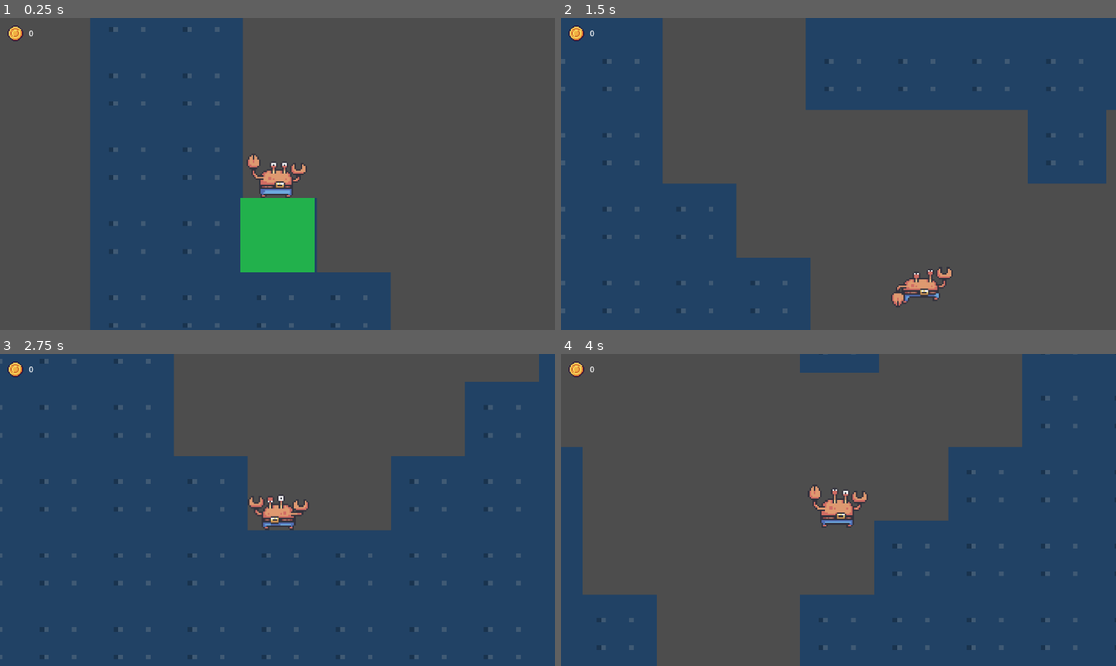
Above: before the commit, frames 1-4 (two rows, left to right).
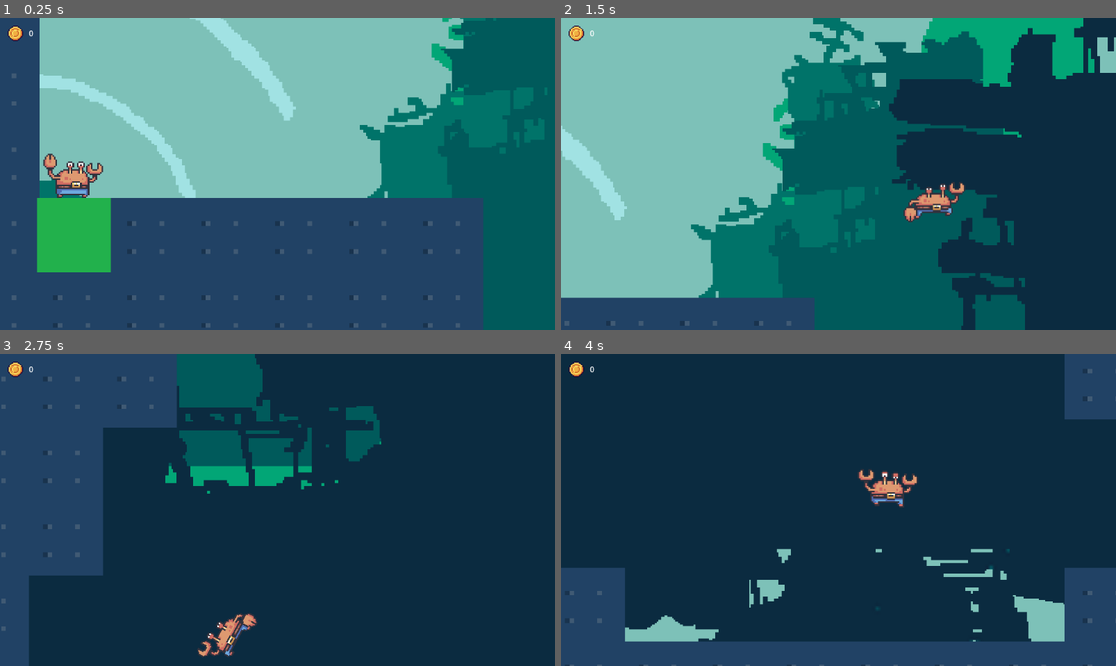
Above: after the commit, the same moments.

Repository: SMR-2023-Summer-Project/2DSideRacer
Game: Godot game, scene res://root/scenes/maps/Random_Map/random_map.tscn
The game is run twice, just before and just after one commit, with the same random seed, the same clock (stepped at 60 frames per second) and the same inputs. This scene is started directly instead of the project's main scene.
Inputs (mouse positions are in pixels of both pictures, inside the frame that each line leads up to):
- Up to frame 1 (0.25 s): no input
- Up to frame 2 (1.5 s): move the mouse to (960, 158) at 0.52 s; hold Right (ui_right) from 0.53 s (still down); tap Space (climb) at 0.6 s; tap Up (jump) at 0.77 s; move the mouse to (727, 189) at 1.27 s; tap Shift (dash) at 1.35 s
- Up to frame 3 (2.75 s): tap Up (jump) at 1.52 s; move the mouse to (333, 441) at 2.02 s; release Right (ui_right) at 2.03 s; hold Left (ui_left) from 2.03 s (still down); hold Right mouse button (flip) from 2.03 s (still down)
- Up to frame 4 (4 s): move the mouse to (810, 572) at 2.77 s; release Left (ui_left) at 2.78 s; release Right mouse button (flip) at 2.78 s; hold Right (ui_right) from 2.78 s (still down); tap Middle mouse button (swing) at 2.85 s; tap Up (jump) at 3.02, 3.77 s; move the mouse to (1005, 556) at 3.52 s; tap Space (climb) at 3.6 s

The runs differ from the first frame. In frame 1, 85% of the frame differs, in the area x 0-100%, y 0-100%; in frame 2, 95%; in frame 3, 82%; in frame 4, 88%.

Commit message:
Added camera limits and able to change coin counter

Diff:
--- a/root/entities/player/player.gd
+++ b/root/entities/player/player.gd
@@ -34,6 +34,7 @@
 @onready var ray = $RayCast2D
 #var ui: PackedScene
 var coins = 0
+var numCoinsOnMap = 5
 var prevDirection = 0
 # Get the gravity from the project settings to be synced with RigidBody nodes.
 var gravity = ProjectSettings.get_setting("physics/2d/default_gravity")
@@ -237,8 +238,11 @@
 func addCoins():
 	coins += 1
 	print("This player added a coin, coin count is: ", coins)
-	$UI/GameHUD.get_node('CoinCount').text = str(coins)+" / 5"
+	$UI/GameHUD.get_node('CoinCount').text = str(coins)+" / "+str(numCoinsOnMap)
 	$PlayerSounds/CoinCollectSfx.play()
+
+func changeNumCoins(num):
+	numCoinsOnMap = num
 
 # Function to handle wall jumps
 func changeRD():
--- a/root/multiplayer/multiplayer.tscn
+++ b/root/multiplayer/multiplayer.tscn
@@ -1050,7 +1050,7 @@
 [node name="AnimationPlayer" type="AnimationPlayer" parent="Collectible2"]
 
 [node name="AnimatedSprite2D" type="AnimatedSprite2D" parent="Collectible2"]
-position = Vector2(163, 17)
+position = Vector2(11, -14)
 scale = Vector2(0.447183, 0.457746)
 sprite_frames = SubResource("SpriteFrames_togwt")
 animation = &"5secspeedboost"
--- a/root/scenes/maps/Random_Map/generate.gd
+++ b/root/scenes/maps/Random_Map/generate.gd
@@ -15,8 +15,8 @@
 const numBoosts = 50
 
 #Game parameters
-const gameWidth = 6400
-const gameHeight = 1600
+const gameWidth = 9600
+const gameHeight = 2400
 const tileSize = 48
 
 #Cave generation parameters
@@ -147,10 +147,10 @@
 
 	stack.append(start)
 	while stack.size()!=0:
-		var element = stack.pop_front()
+		var element = stack.pop_back()
 		if element not in visited:
 			visited.append(element)
-			for neighbors in getNeighbors(element[0],element[1]):
+			for neighbors in getNeighbors( element[0],element[1]):
 				if (board[neighbors[0]][neighbors[1]]==0) and (neighbors not in visited):
 					stack.append(neighbors)
 		if element == end:
@@ -226,10 +226,18 @@
 func generatePlayer():
 	var player = Player.instantiate()
 	player.position = Vector2(start[0]*tileSize,start[1]*tileSize)
+
+	#Sets up camera
+	player.get_node("Camera2D").limit_left = 0
+	player.get_node("Camera2D").limit_right = gameWidth-tileSize
+	player.get_node("Camera2D").limit_top = 0
+	player.get_node("Camera2D").limit_bottom = gameHeight-tileSize
+
 	Global.updated_respawn(Vector2(start[0]*tileSize,start[1]*tileSize))
 	player.update_spawn(Vector2(start[0]*tileSize,start[1]*tileSize))
 	player.force_respawn()
 	player.name = str(multiplayer.get_unique_id())
+	player.changeNumCoins(numCoins)
 	add_child(player)
 
 #Only call these when map is fully setup and generated
--- a/root/scenes/maps/Random_Map/random_map.tscn
+++ b/root/scenes/maps/Random_Map/random_map.tscn
@@ -1,8 +1,14 @@
-[gd_scene load_steps=4 format=3 uid="uid://t7cdybsj0wba"]
+[gd_scene load_steps=10 format=3 uid="uid://t7cdybsj0wba"]
 
 [ext_resource type="Script" path="res://root/scenes/maps/Random_Map/generate.gd" id="1_3qucg"]
 [ext_resource type="PackedScene" uid="uid://c2j2qklr3oc5d" path="res://root/scenes/maps/Random_Map/Assets/Tile.tscn" id="2_pxrvf"]
-[ext_resource type="AudioStream" uid="uid://q4obps1dynr6" path="res://root/assets/audio/music/Background Track 3 (Loop).mp3" id="3_1jdwc"]
+[ext_resource type="AudioStream" uid="uid://bw0cr2uh4j8ap" path="res://root/assets/audio/music/Background Track 3 (Loop).mp3" id="3_1jdwc"]
+[ext_resource type="Texture2D" uid="uid://ddto5n7e5cnr1" path="res://root/assets/sprites/backgrounds/Dystopian Background/Layer 1.png" id="4_c63nh"]
+[ext_resource type="Texture2D" uid="uid://bl1yrxaww70r6" path="res://root/assets/sprites/backgrounds/Dystopian Background/Layer 2.png" id="5_qg87r"]
+[ext_resource type="Texture2D" uid="uid://bvqovxh4ebw2m" path="res://root/assets/sprites/backgrounds/Dystopian Background/Layer 3.png" id="6_e0bio"]
+[ext_resource type="Texture2D" uid="uid://dvhyqcqe5w15x" path="res://root/assets/sprites/backgrounds/Dystopian Background/Layer 4.png" id="7_yumuq"]
+[ext_resource type="Texture2D" uid="uid://hg3ecbcccecm" path="res://root/assets/sprites/backgrounds/Dystopian Background/Layer 5.png" id="8_6rorh"]
+[ext_resource type="Texture2D" uid="uid://bnkgmud81o6if" path="res://root/assets/sprites/backgrounds/Dystopian Background/Layer 62.png" id="9_dyjrx"]
 
 [node name="random_map" type="Node2D"]
 script = ExtResource("1_3qucg")
@@ -13,3 +19,41 @@
 stream = ExtResource("3_1jdwc")
 volume_db = -22.0
 autoplay = true
+
+[node name="ParallaxBackground" type="ParallaxBackground" parent="."]
+
+[node name="ParallaxLayer" type="ParallaxLayer" parent="ParallaxBackground"]
+motion_mirroring = Vector2(1152, 648)
+
+[node name="Sprite2D" type="Sprite2D" parent="ParallaxBackground/ParallaxLayer"]
+texture = ExtResource("4_c63nh")
+
+[node name="ParallaxLayer2" type="ParallaxLayer" parent="ParallaxBackground"]
+motion_mirroring = Vector2(1152, 648)
+
+[node name="Sprite2D" type="Sprite2D" parent="ParallaxBackground/ParallaxLayer2"]
+texture = ExtResource("5_qg87r")
+
+[node name="ParallaxLayer3" type="ParallaxLayer" parent="ParallaxBackground"]
+motion_mirroring = Vector2(1152, 648)
+
+[node name="Sprite2D" type="Sprite2D" parent="ParallaxBackground/ParallaxLayer3"]
+texture = ExtResource("6_e0bio")
+
+[node name="ParallaxLayer4" type="ParallaxLayer" parent="ParallaxBackground"]
+motion_mirroring = Vector2(1152, 648)
+
+[node name="Sprite2D" type="Sprite2D" parent="ParallaxBackground/ParallaxLayer4"]
+texture = ExtResource("7_yumuq")
+
+[node name="ParallaxLayer5" type="ParallaxLayer" parent="ParallaxBackground"]
+motion_mirroring = Vector2(1152, 648)
+
+[node name="Sprite2D" type="Sprite2D" parent="ParallaxBackground/ParallaxLayer5"]
+texture = ExtResource("8_6rorh")
+
+[node name="ParallaxLayer6" type="ParallaxLayer" parent="ParallaxBackground"]
+motion_mirroring = Vector2(1152, 648)
+
+[node name="Sprite2D" type="Sprite2D" parent="ParallaxBackground/ParallaxLayer6"]
+texture = ExtResource("9_dyjrx")
Not shown: 1 places in root/entities/player/player.tscn that only renumber resources
Not shown: 1 places in root/multiplayer/multiplayer.tscn that only renumber resources
Not shown: 1 places in root/scenes/collectible_2.tscn that only renumber resources
Not shown: 1 places in root/ui/game_hud/checkered_flag.tscn that only renumber resources
Not shown: 1 places in root/ui/game_hud/player_marker.tscn that only renumber resources
